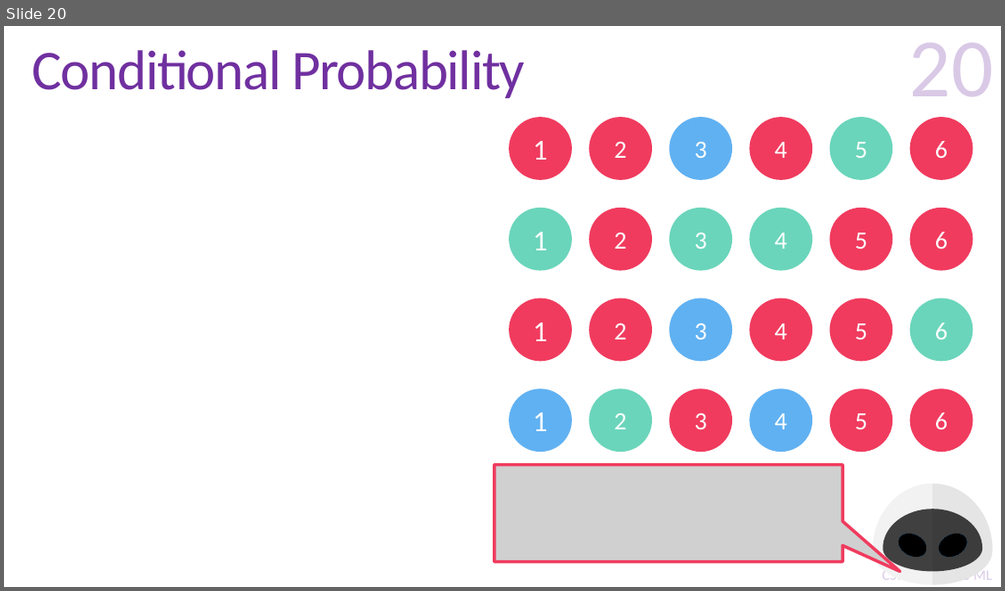
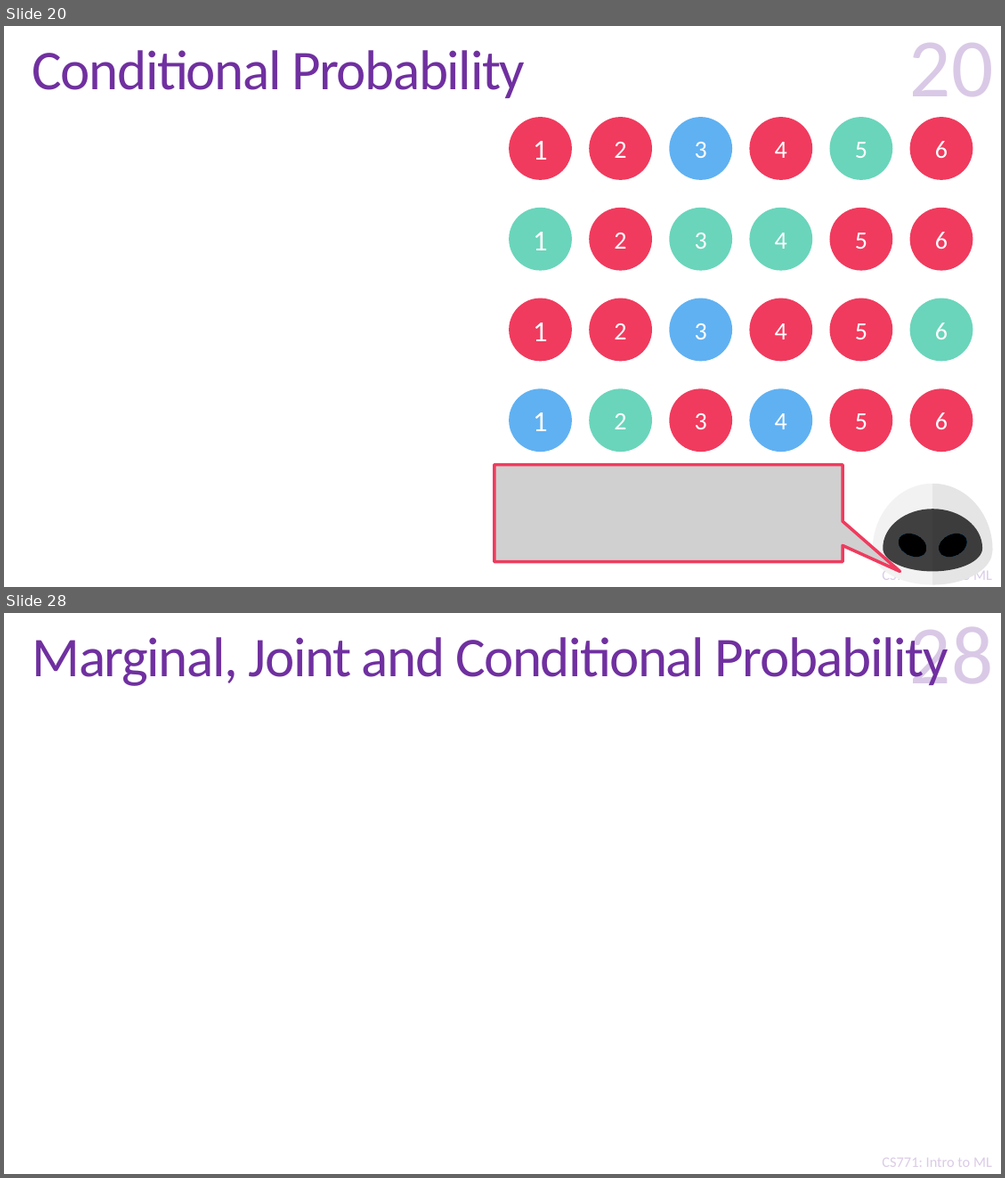
Before and after one commit to purushottamkar/ml19-20w, a slide deck: lecture_slides/12_Probability Refresher.pptx. Shown one above the other, each under a label of ours: slide 20 before the commit, slides 20 and 28 after it; the slides between them are not shown. The pictures are 1005x591 and 1005x1178 pixels, drawn with LibreOffice and Linux fonts; fonts in the diff are those of the drawing; grey boxes stand for pictures; background and template pictures are left out. Boxes give left, top, right and bottom in pixels: in the first picture for what was removed or moved away, otherwise in the second. Text is boxed around its words. In the diff, an @@ line names an element or a change of style, - is before the commit and + after.

```diff
--- a/lecture_slides/12_Probability Refresher.pptx
+++ b/lecture_slides/12_Probability Refresher.pptx
@@ slide 28 added at box(4, 613, 1001, 1174), background #FFFFFF; not listed: 2 template elements that a slide beside it also shows @@
@@ title added at box(32, 630, 948, 686), 54 pt, text #7030A0 @@
+Marginal, Joint and Conditional Probability
@@ page number added at box(909, 627, 993, 685), 80 pt, text #7030A0 at 25% opacity @@
+28
```
Also in this commit, not shown: 8 other slides added.
